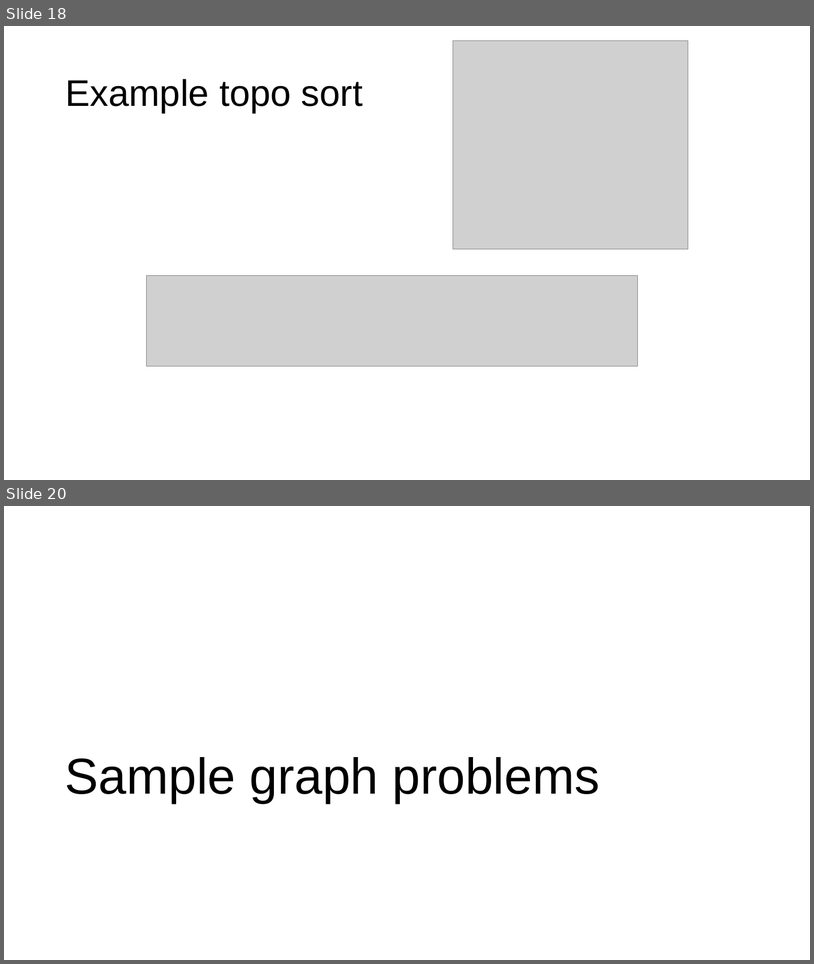
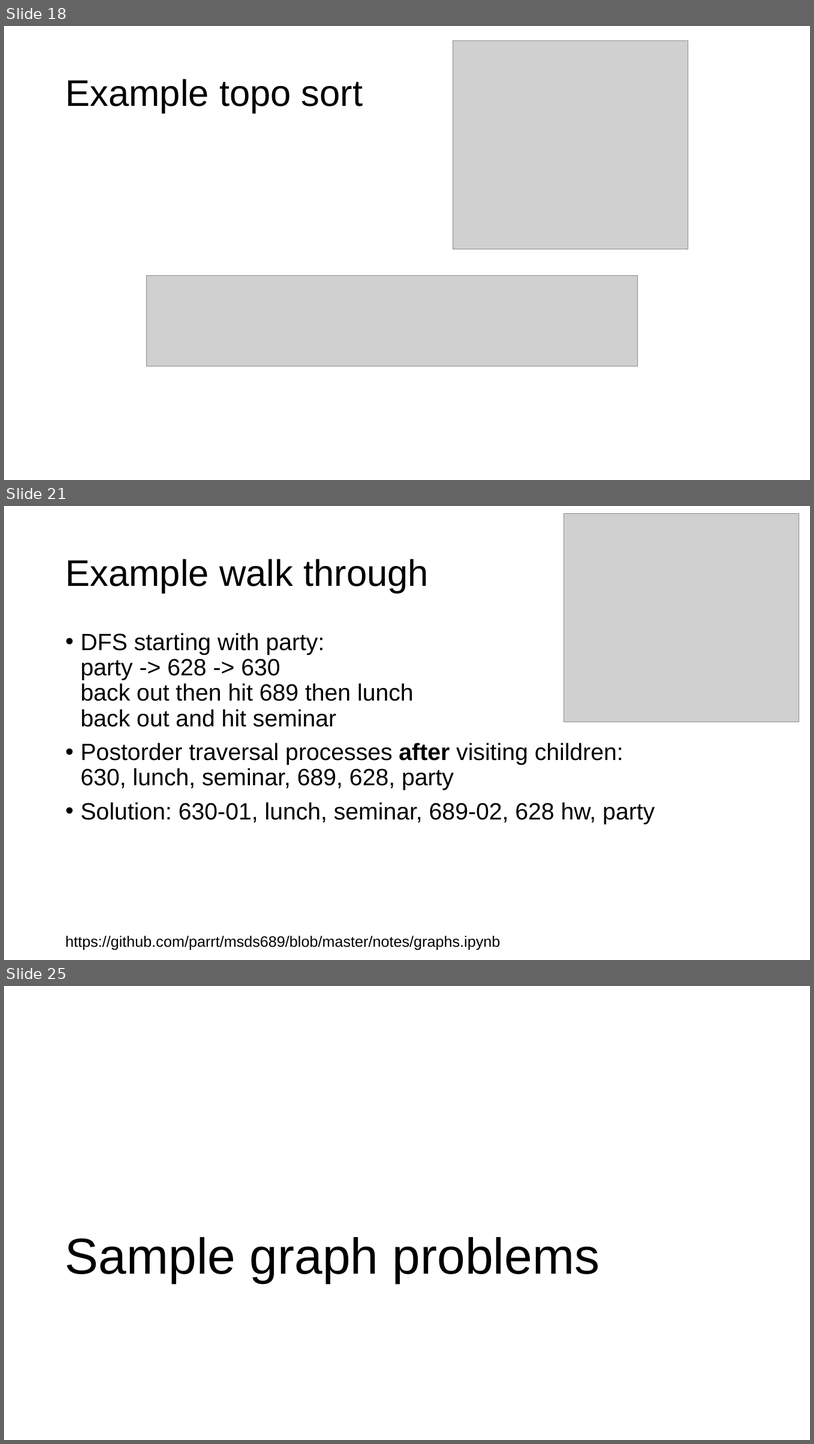
Before and after one commit to parrt/msds689, a slide deck: notes/graphs.pptx. Shown one above the other, each under a label of ours: slides 18 and 20 before the commit, slides 18, 21 and 25 after it; the slides between them are not shown. The pictures are 814x964 and 814x1444 pixels, drawn with LibreOffice and Linux fonts; fonts in the diff are those of the drawing; grey boxes stand for pictures; background and template pictures are left out. Boxes give left, top, right and bottom in pixels: in the first picture for what was removed or moved away, otherwise in the second. Text is boxed around its words. In the diff, an @@ line names an element or a change of style, - is before the commit and + after.

```diff
--- a/notes/graphs.pptx
+++ b/notes/graphs.pptx
@@ slide 21 added at (x1=4, y1=506, x2=810, y2=960), background #FFFFFF @@
@@ picture added at (x1=564, y1=514, x2=800, y2=722) @@
@@ title added at (x1=65, y1=559, x2=429, y2=593), 44 pt, text #000000 @@
+Example walk through
@@ text added at (x1=81, y1=633, x2=655, y2=824), 28 pt, text #000000 @@
+• DFS starting with party:
+  party -> 628 -> 630
+  back out then hit 689 then lunch
+  back out and hit seminar
+• Postorder traversal processes after visiting children:
+  630, lunch, seminar, 689, 628, party
+• Solution: 630-01, lunch, seminar, 689-02, 628 hw, party
@@ text added at (x1=65, y1=935, x2=500, y2=950), 18 pt, text #000000 @@
+https://github.com/parrt/msds689/blob/master/notes/graphs.ipynb
@@ what was slide 20 is now slide 25 @@
```
Also in this commit, not shown: 3 slides changed, 4 other slides added, 3 other files.
